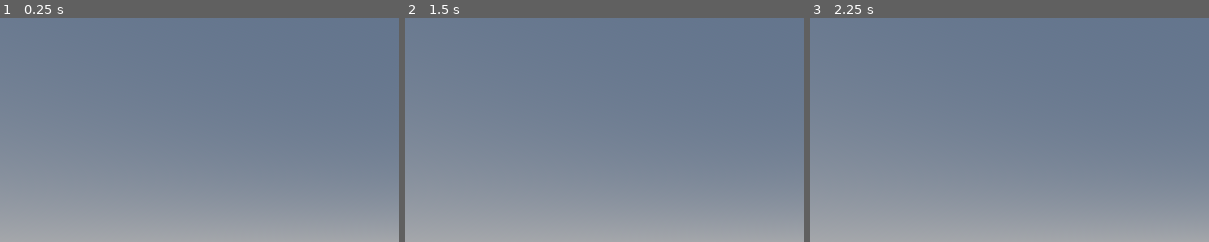
Above: before the commit, frames 1-3 (left to right).
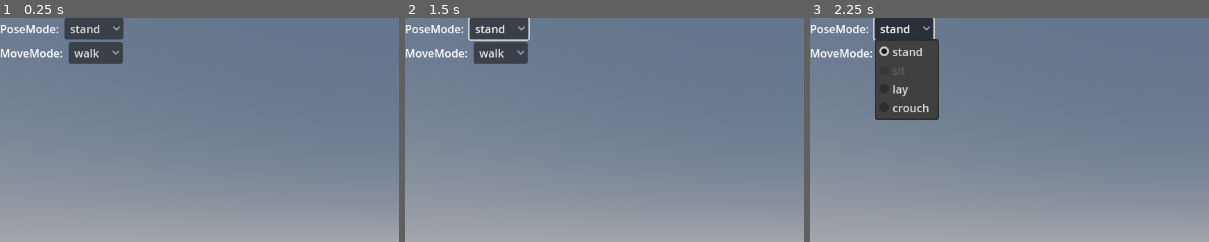
Above: after the commit, the same moments.

Repository: comfortmfune/godot-first-person-controller
Game: Godot game, scene res://game.tscn
Two runs of this game, one before a commit and one after it. Both use one fixed random seed, a clock stepped at 60 frames per second and the inputs below. The engine's default icon, where the game draws it, is replaced by a stand-in: a white triangle on a blue panel in a dark square.
Inputs (mouse positions are % of the whole screen's width and height, from its top left):
- Up to frame 1 (0.25 s): no input
- Up to frame 2 (1.5 s): click (12, 2) at 0.5 s, where only the run after the commit has a clickable "stand"; click (12, 8) at 1.25 s, where only the run after the commit has a clickable "walk"
- Up to frame 3 (2.25 s): tap Enter at 2 s; move the mouse to (72, 45) at 2.02 s; hold D (right) from 2.03 s (still down); tap Alt (tertiary) at 2.1 s
The pictures show only the part of the screen within x 0-50%, y 0-50%; the shares and areas given below are measured in that part.

The runs differ from the first frame. In frame 1, 3.4% of the frame differs, in the area x 0-32%, y 0-21%; in frame 2, 3.5%; in frame 3, 7.9%, in the area x 0-33%, y 0-46%.

Commit message:
added; hud. re: movement inputs & actions. fix: sticky sprint

Diff:
--- /dev/null
+++ b/player/hud.gd
@@ -0,0 +1,65 @@
+class_name HuD extends Control
+
+
+@export var player: FirstPersonPlayer
+var setup_done: bool = false
+
+@onready var pose_mode_select_button: OptionButton = $VBoxContainer/PoseOptionSelect/OptionButton
+@onready var move_mode_select_button: OptionButton = $VBoxContainer/MoveOptionSelect/OptionButton
+
+
+func setup() -> void:
+	if not player:
+		printerr("Error: player not set in HuD")
+		return
+
+	setup_done =  true
+
+	player.property_changed.connect(handle_property_change)
+
+	pose_mode_select_button.item_selected.connect(set_property.bind("pose_mode"))
+	move_mode_select_button.item_selected.connect(set_property.bind("move_mode"))
+	print("HuD setup")
+
+
+
+func _process(_delta) -> void:
+	if not player:
+		return
+	elif not setup_done:
+		setup()
+		return
+
+
+func handle_property_change(property_name: String) -> void:
+	match property_name:
+		"pose_mode":
+			pose_mode_select_button.select(player.pose_mode)
+			if player.pose_mode != player.PoseModes.STAND:
+				# enable move keys
+				for i in [0, 1]:
+					move_mode_select_button.set_item_disabled(i, true)
+			else:
+				# disable move keys
+				for i in [0, 1]:
+					move_mode_select_button.set_item_disabled(i, false)
+
+		"move_mode":
+			move_mode_select_button.select(player.move_mode)
+
+
+func set_property(value: int, property_name: String) -> void:
+	print("we get here: '", property_name, "'")
+	if property_name == "pose_mode":
+		match value:
+			0:
+				player.stand("hud")
+			1:
+				pass
+			2:
+				player.prone("hud")
+			3:
+				player.crouch("hud")
+
+	elif property_name == "move_mode":
+		player[property_name] = value
--- /dev/null
+++ b/player/hud.tscn
@@ -0,0 +1,59 @@
+[gd_scene load_steps=3 format=3 uid="uid://dw5wso2lajq35"]
+
+[ext_resource type="Script" uid="uid://bs5bte7xunsqy" path="res://player/hud.gd" id="1_2mhk3"]
+[ext_resource type="PackedScene" uid="uid://bo8reqj35c3wg" path="res://player/ui/option_select.tscn" id="2_2e3ur"]
+
+[node name="HuD" type="Control"]
+layout_mode = 3
+anchors_preset = 15
+anchor_right = 1.0
+anchor_bottom = 1.0
+grow_horizontal = 2
+grow_vertical = 2
+focus_mode = 1
+mouse_filter = 1
+script = ExtResource("1_2mhk3")
+
+[node name="VBoxContainer" type="VBoxContainer" parent="."]
+layout_mode = 0
+offset_right = 40.0
+offset_bottom = 40.0
+
+[node name="PoseOptionSelect" parent="VBoxContainer" instance=ExtResource("2_2e3ur")]
+layout_mode = 2
+
+[node name="Label" parent="VBoxContainer/PoseOptionSelect" index="0"]
+text = "PoseMode: "
+
+[node name="OptionButton" parent="VBoxContainer/PoseOptionSelect" index="1"]
+selected = 0
+item_count = 4
+popup/item_0/text = "stand"
+popup/item_0/id = 0
+popup/item_1/text = "sit"
+popup/item_1/id = 1
+popup/item_1/disabled = true
+popup/item_2/text = "lay"
+popup/item_2/id = 2
+popup/item_3/text = "crouch"
+popup/item_3/id = 3
+
+[node name="MoveOptionSelect" parent="VBoxContainer" instance=ExtResource("2_2e3ur")]
+layout_mode = 2
+
+[node name="Label" parent="VBoxContainer/MoveOptionSelect" index="0"]
+text = "MoveMode: "
+
+[node name="OptionButton" parent="VBoxContainer/MoveOptionSelect" index="1"]
+selected = 0
+item_count = 3
+popup/item_0/text = "walk"
+popup/item_0/id = 0
+popup/item_1/text = "run"
+popup/item_1/id = 1
+popup/item_2/text = "sprint"
+popup/item_2/id = 2
+popup/item_2/disabled = true
+
+[editable path="VBoxContainer/PoseOptionSelect"]
+[editable path="VBoxContainer/MoveOptionSelect"]
--- a/player/player.gd
+++ b/player/player.gd
@@ -26,7 +26,10 @@
 @export var camera_holder: Node3D  ## core
 @export var body: Node3D  ## core
 
-var in_control: bool = false  ## core
+var in_control: bool = false:  ## core
+	set(value):
+		in_control = value
+		property_changed.emit("in_control")
 var current_actions: Dictionary[Callable, Dictionary]
 
 @export var terrestrial: bool = true  ## core
@@ -87,6 +90,7 @@
 ## INFO: for applying pulses eg jump;
 ## continuous application == the force;
 ## if desired override value is '0' use epsilon;
+# TODO: fix
 func move_override(direction: Vector3) -> void:
 	if direction.x != 0:
 		move_direction.x = direction.x
@@ -94,6 +98,14 @@
 		move_direction.y = direction.y
 	if direction.z != 0:
 		move_direction.z = direction.z
+
+
+#func move_on_ground(speed:float) -> void:
+#	set_action(move_on_ground_process, {"move_speed": speed})
+
+
+func move_on_ground_process(args: Dictionary, _delta: float) -> void:
+	move(get_input_direction() * args.move_speed * move_speed_multiplier)
 ## eroc -------------------------------------------------------------------------
 
 
@@ -140,6 +152,7 @@
 		var collision_shape: CollisionShape3D = get_node(node_name)
 		if collision_shape.disabled != node_keys_collision_values[node_name]:
 			collision_shape.disabled = node_keys_collision_values[node_name]
+
 
 ## Routes 'log' texts from where it is called to Lggr;
 ## prints to 'stdout' and 'stderr' if no Lggr is in the project (probably too verbose);
@@ -180,19 +193,6 @@
 	)
 
 
-func motion_mapper() -> void:
-	if moving:
-		return
-
-	moving = true
-	move_on_ground()
-
-	while not _is_motion_input_zero():
-		await get_tree().physics_frame
-
-	moving = false
-
-
 func pressed_key_held(key_name: String) -> bool:
 	var key_held: bool = false
 	var time_to_register: float = key_hold_register_delay
@@ -209,10 +209,16 @@
 
 func maintain_property_on_hold(key_name: String, object: Object, property_name: String, new_value, force: bool = false, maintain_old_value: bool = false) -> void:
 	var old_value = object[property_name]
+	if old_value == new_value:
+		print("maintaining same value: skipping...")
+		return
+
 	object[property_name] = new_value
+	var _count: int = 0
 
 	while Input.is_action_pressed(key_name):
-		print("maintaining '", key_name, "' hold")
+		#print("maintaining '", key_name, "' hold. _count @ '", count, "'")
+		_count +=1
 		if object[property_name] != new_value:
 			if force:
 				object[property_name] = new_value
@@ -242,6 +248,8 @@
 			in_control = true
 			Input.set_mouse_mode(Input.MOUSE_MODE_CAPTURED)
 
+		update_motion_control()
+
 	if not in_control:
 		return  ## do not proceed if control is paused
 
@@ -250,7 +258,7 @@
 
 	for input in motion_inputs:
 		if Input.is_action_just_pressed(input):
-			motion_mapper()
+
 			return
 
 	for input in mappable_inputs:
@@ -267,9 +275,43 @@
 ## deriuqer -------------------------------------------------------------------------
 
 
-## addons -------------------------------------------------------------------------
-## dependencies: required, utility, core
-##
+## API -------------------------------------------------------------------------
+func update_motion_control() -> void:
+	if in_control:
+		property_changed.connect(motion_mapper)
+		motion_mapper("pose_mode")
+	else:
+		property_changed.disconnect(motion_mapper)
+		flush_action(move_on_ground_process)
+
+
+## utility-function for mapping executable-movement-actions (addons) to keypresses;
+## not an addon; only delete if changing related 'utility' or 'core' functionality
+func motion_mapper(property_name: String) -> void:
+	if property_name != "pose_mode" and property_name != "move_mode":
+		return
+
+	#moving = true
+
+	match pose_mode:
+		PoseModes.LAY:
+			crawl("")
+		PoseModes.CROUCH:
+			crouch_walk("")
+		PoseModes.STAND:
+			match move_mode:
+				MoveModes.WALK:
+					walk("")
+				MoveModes.RUN:
+					run("")
+				MoveModes.SPRINT:
+					sprint("")
+
+	#while not _is_motion_input_zero():
+		#await get_tree().physics_frame
+
+	#moving = false
+
 
 ## utility-function for mapping executable-actions (addons) to keypresses;
 ## not an addon; only delete if changing related 'utility' or 'core' functionality
@@ -298,7 +340,9 @@
 				else:
 					_action_function = crouch
 		"utility":
-			if hold:
+			if pose_mode != PoseModes.STAND:
+				pass
+			elif hold: # add; toggle mode
 				maintain_property_on_hold(input_trigger_name, self, "move_mode", MoveModes.SPRINT)
 			else:
 				if move_mode == MoveModes.RUN:
@@ -309,15 +353,33 @@
 
 	if _action_function:
 		_action_function.call(input_trigger_name)
-
+## IPA -------------------------------------------------------------------------
+
+
+## addons -------------------------------------------------------------------------
+## dependencies: required, utility, core
+##
 
 ## basic --------------------------------
 
-
-## ----
+## ----
+@export var absolute_walk_speed: float = 2.0 ## base move speed unaffected by multipliers
+@export var absolute_run_speed: float = 4.0 ## base move speed unaffected by multipliers
+
+
 func stand(_trigger_input: String) -> void:
 	pose_mode = PoseModes.STAND
 	camera_holder.position = Vector3(0, 1.5, 0)
+
+
+func walk(_trigger_input: String) -> void:
+	#print("downing game")
+	set_action(move_on_ground_process, {"move_speed": absolute_walk_speed})
+
+
+func run(_trigger_input: String) -> void:
+	#print("normalizing game")
+	set_action(move_on_ground_process, {"move_speed": absolute_run_speed})
 
 
 ## -----
@@ -327,32 +389,22 @@
 	camera_holder.position = Vector3(0, 1.0, 0)
 
 
+func crouch_walk(_trigger_input: String) -> void:
+	set_action(move_on_ground_process, {"move_speed": absolute_walk_speed})
+
+
 ## ----
 func prone(_trigger_input: String) -> void:
 	pose_mode = PoseModes.LAY
 	move_mode = MoveModes.WALK
 	camera_holder.position = Vector3(0.75, 0.25, 0)
 
-## ----
-@export var absolute_walk_speed: float = 2.0 ## base move speed unaffected by multipliers
-@export var absolute_run_speed: float = 4.0 ## base move speed unaffected by multipliers
-@export var absolute_sprint_speed: float = 8.0 ## base move speed unaffected by multipliers
+
+func crawl(_trigger_input: String) -> void:
+	set_action(move_on_ground_process, {"move_speed": absolute_walk_speed})
+
+
 @onready var move_speed_multiplier: float = 1.0
-
-
-func move_on_ground() -> void:
-	set_action(move_on_ground_process, {})
-
-
-func move_on_ground_process(_args: Dictionary, _delta: float) -> void:
-	var speed: float = absolute_walk_speed
-	match move_mode:
-		MoveModes.RUN:
-			speed = absolute_run_speed
-		MoveModes.SPRINT:
-			speed = absolute_sprint_speed
-
-	move(get_input_direction() * speed * move_speed_multiplier)
 
 
 ## ----
@@ -368,26 +420,31 @@
 
 ## advanced --------------------------------
 ## ----
+@export var absolute_sprint_speed: float = 8.0 ## base move speed unaffected by multipliers
+
 func sprint(_trigger_input: String) -> void:
-	pass
+	#print("upping game")
+	set_action(move_on_ground_process, {"move_speed": absolute_sprint_speed})
 
 
 ## ----
 func slide(_trigger_input: String) -> void:
-	pass
+	pose_mode = PoseModes.LAY
+	move_mode = MoveModes.SPRINT
 
 
 ## ----
 func vault(_trigger_input: String) -> void:
 	pass
 
+
 ## +ultra --------------------------------
+
+## ----
 @export var max_midair_jumps: int = 1
 @onready var midair_jumps: int = max_midair_jumps
-
-
-## ----
 @export var midair_jump_strength: float = 24.0
+
 func double_jump(_trigger_input: String) -> void:  ## midair jump
 	if midair_jumps <= 0:
 		print("no jumps 4 u")
--- a/player/player.tscn
+++ b/player/player.tscn
@@ -1,6 +1,7 @@
-[gd_scene load_steps=6 format=3 uid="uid://b8jlsokoc3n41"]
+[gd_scene load_steps=7 format=3 uid="uid://b8jlsokoc3n41"]
 
 [ext_resource type="Script" uid="uid://ctraqrddyh5od" path="res://player/player.gd" id="1_oul6g"]
+[ext_resource type="PackedScene" uid="uid://dw5wso2lajq35" path="res://player/hud.tscn" id="2_rkbax"]
 
 [sub_resource type="CapsuleShape3D" id="CapsuleShape3D_kqu6x"]
 radius = 0.25
@@ -49,3 +50,6 @@
 [node name="MeshInstance3D" type="MeshInstance3D" parent="body"]
 transform = Transform3D(1, 0, 0, 0, 1, 0, 0, 0, 1, 0, 0.9, 0)
 mesh = SubResource("CapsuleMesh_oul6g")
+
+[node name="HuD" parent="." node_paths=PackedStringArray("player") instance=ExtResource("2_rkbax")]
+player = NodePath("..")
--- /dev/null
+++ b/player/ui/option_select.tscn
@@ -0,0 +1,9 @@
+[gd_scene format=3 uid="uid://bo8reqj35c3wg"]
+
+[node name="OptionSelect" type="HBoxContainer"]
+
+[node name="Label" type="Label" parent="."]
+layout_mode = 2
+
+[node name="OptionButton" type="OptionButton" parent="."]
+layout_mode = 2
Not shown, added: player/hud.gd.uid
